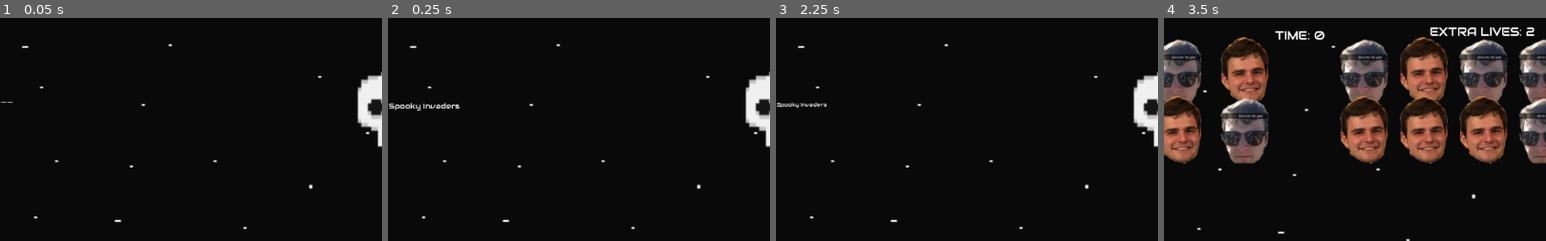
Above: before the commit, frames 1-4 (left to right).
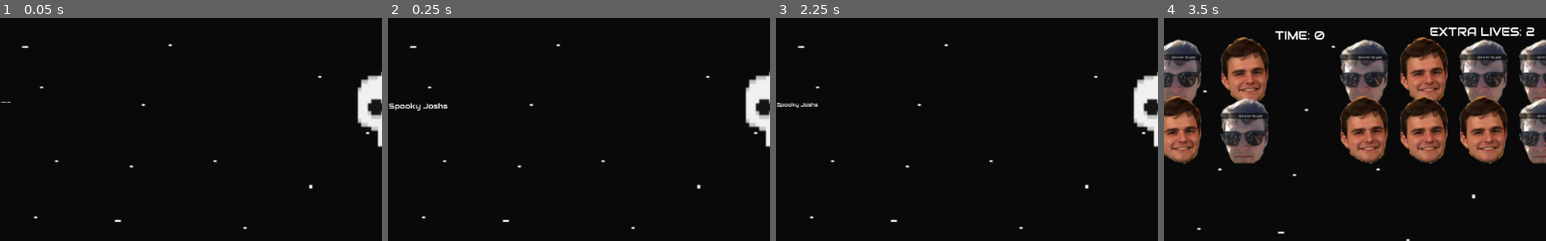
Above: after the commit, the same moments.

Repository: jdibble21/MJ-Spooky-Invaders
Game: Godot game, scene res://src/Menu.tscn
The game is run twice, just before and just after one commit, with the same random seed, the same clock (stepped at 60 frames per second) and the same inputs. Sound files missing from this copy of the repository are replaced by a short silence.
Inputs:
- Up to frame 1 (0.05 s): no input
- Up to frame 2 (0.25 s): no input
- Up to frame 3 (2.25 s): click "Play!" at 0.5 s; hold Right (move_right) 1.28-2.03 s; tap Space (fire) at 1.35, 2.1 s; hold Escape (back_to_menu) from 2.03 s (still down)
- Up to frame 4 (3.5 s): release Escape (back_to_menu) at 2.75 s; click "Play!" at 2.75 s
The pictures show only the part of the screen within x 34-84%, y 0-50%; the shares and areas given below are measured in that part.

The runs differ from the first frame. In frame 1, less than 0.1% of the frame differs, in the area x 2-4%, y 37-39%; in frame 2, 0.2%, in the area x 9-19%, y 38-41%; in frame 3, less than 0.1%; in frame 4, nothing differs.

Commit message:
Add export config, edit menu style

Diff:
--- a/project/src/Menu.tscn
+++ b/project/src/Menu.tscn
@@ -98,7 +98,7 @@
 margin_right = 718.0
 margin_bottom = 164.0
 custom_fonts/font = SubResource( 2 )
-text = "Spooky Invaders"
+text = "Spooky Joshs"
 __meta__ = {
 "_edit_use_anchors_": false
 }
Not shown, changed: project/export_presets.cfg
Not shown, changed: .gitignore
